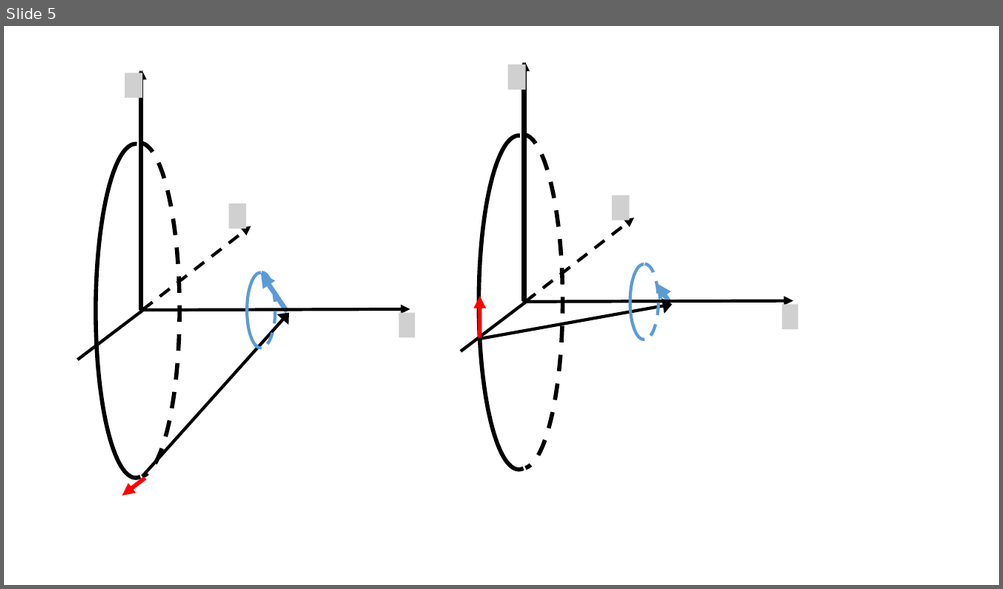
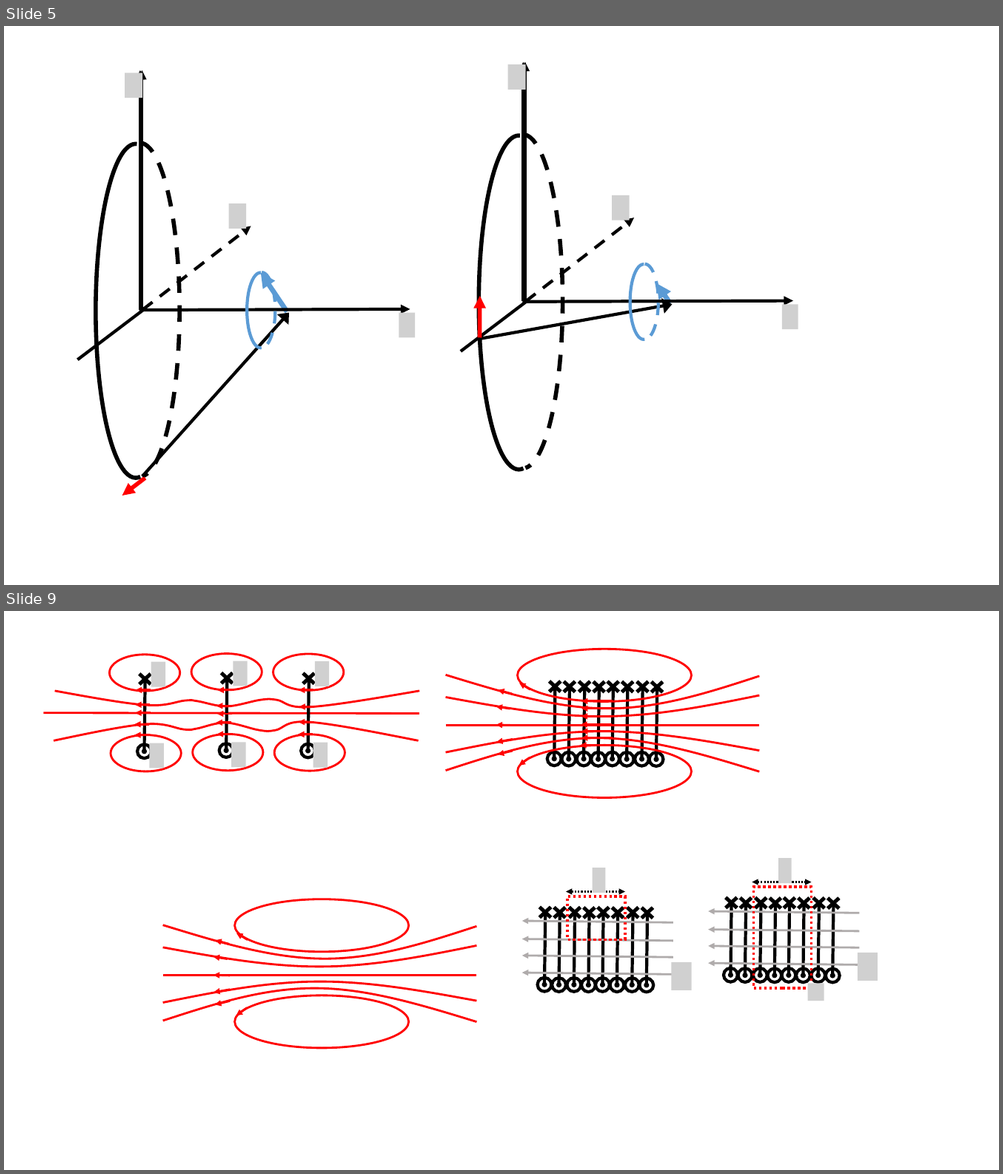
Before and after one commit to OSTP/PhysicsArtofModelling, a slide deck: tex/figures/MagneticSource/Figures.pptx. Shown one above the other, each under a label of ours: slide 5 before the commit, slides 5 and 9 after it; the slides between them are not shown. The pictures are 1003x589 and 1003x1174 pixels, drawn with LibreOffice and Linux fonts; fonts in the diff are those of the drawing; grey boxes stand for pictures; background and template pictures are left out. Boxes give left, top, right and bottom in pixels: in the first picture for what was removed or moved away, otherwise in the second. Text is boxed around its words. In the diff, an @@ line names an element or a change of style, - is before the commit and + after.

```diff
--- a/tex/figures/MagneticSource/Figures.pptx
+++ b/tex/figures/MagneticSource/Figures.pptx
@@ slide 9 added at (x1=4, y1=611, x2=999, y2=1170), background #FFFFFF @@
@@ group added at (x1=446, y1=649, x2=759, y2=798): 18 ellipses, 14 arrows, 9 lines, 8 crosses, 4 freeform shapes @@
@@ group added at (x1=43, y1=653, x2=420, y2=772): 14 arrows, 12 ellipses, 6 pictures, 4 lines, 3 crosses, 2 freeform shapes @@
@@ group added at (x1=522, y1=868, x2=691, y2=993): 16 ellipses, 8 lines, 8 crosses, 4 arrows, 2 pictures, 1 rectangle, 1 double arrow @@
@@ ellipse added at (x1=235, y1=900, x2=408, y2=953), outline #FF0000 2 pt @@
@@ freeform shape added at (x1=163, y1=925, x2=476, y2=959), outline #FF0000 2 pt @@
@@ arrow added from (229, 945) to (215, 941), #FF0000 2 pt @@
@@ arrow added from (247, 940) to (237, 934), #FF0000 2 pt @@
@@ freeform shape added at (x1=163, y1=946, x2=476, y2=967), outline #FF0000 2 pt @@
@@ arrow added from (227, 960) to (213, 957), #FF0000 2 pt @@
@@ line added from (163, 976) to (476, 976), #FF0000 2 pt @@
@@ freeform shape added at (x1=163, y1=982, x2=476, y2=1002), outline #FF0000 2 pt @@
@@ arrow added from (230, 976) to (213, 975), #FF0000 2 pt @@
@@ group added at (x1=708, y1=859, x2=878, y2=1001): 16 ellipses, 8 lines, 8 crosses, 4 arrows, 3 pictures, 1 rectangle, 1 double arrow @@
@@ freeform shape added at (x1=163, y1=988, x2=476, y2=1022), outline #FF0000 2 pt @@
@@ arrow added from (230, 990) to (213, 993), #FF0000 2 pt @@
@@ arrow added from (230, 1001) to (215, 1005), #FF0000 2 pt @@
@@ ellipse added at (x1=235, y1=996, x2=408, y2=1049), outline #FF0000 2 pt @@
@@ arrow added from (247, 1008) to (236, 1016), #FF0000 2 pt @@
```
Also in this commit, not shown: 1 slide changed, 4 other slides added, 4 slides removed, 11 other files.
